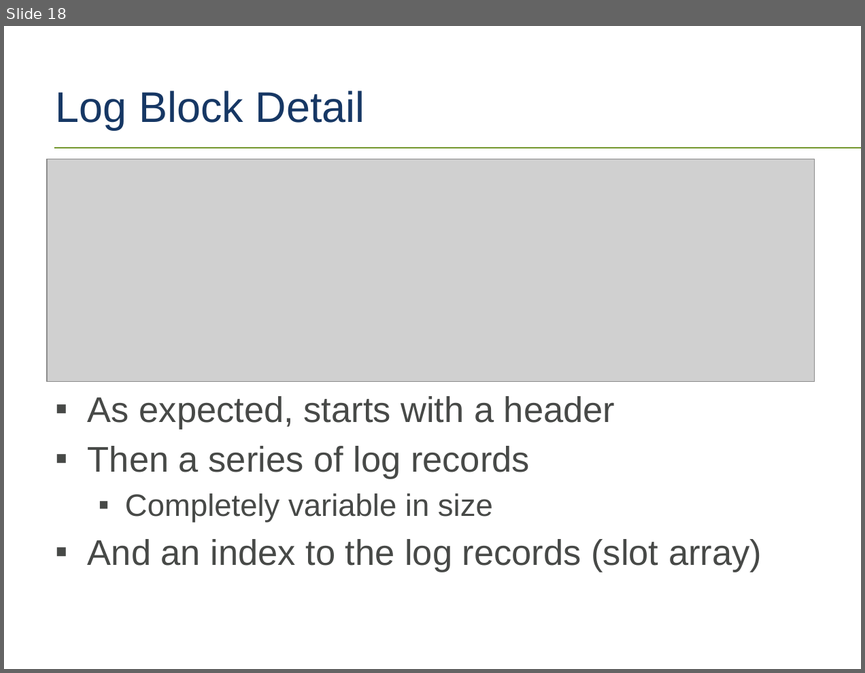
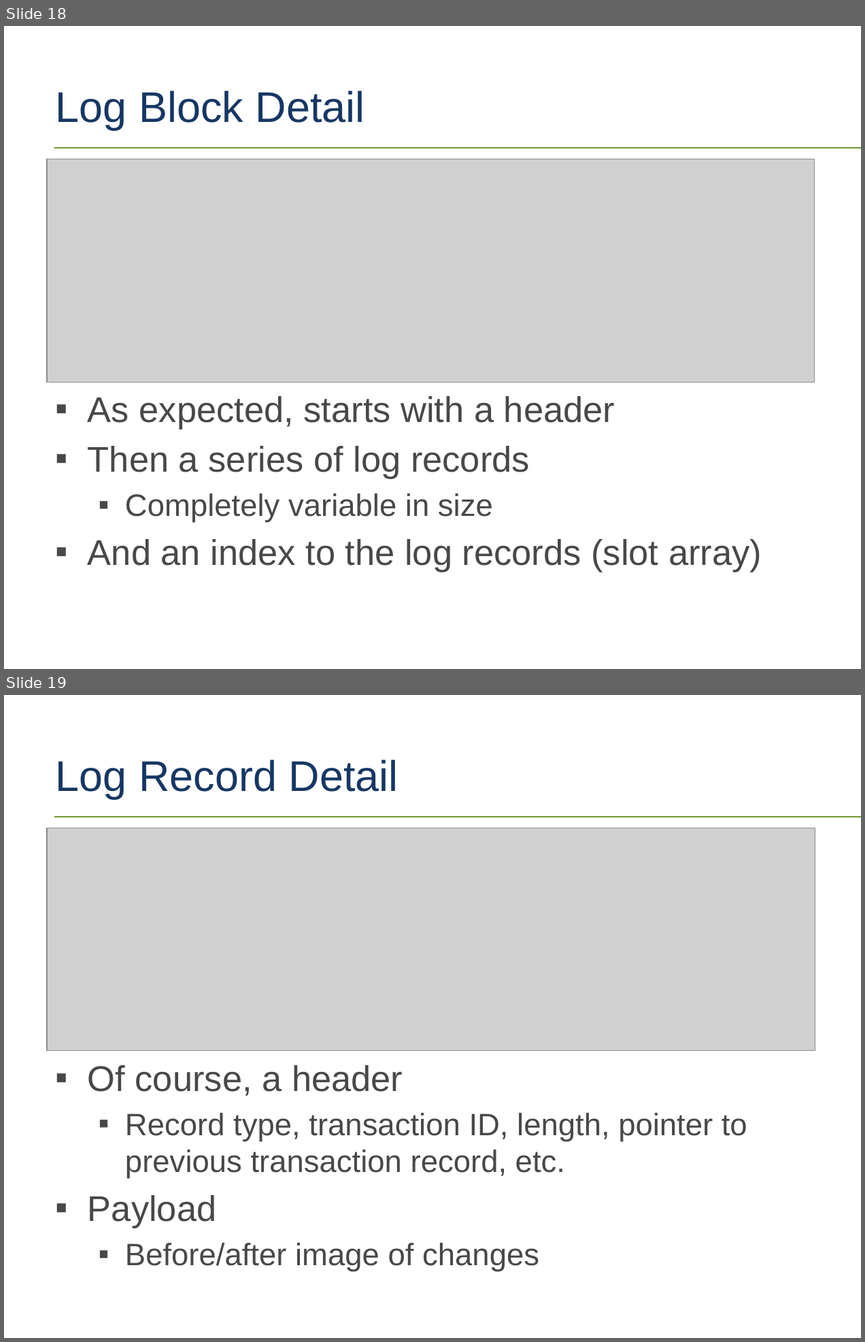
Before and after one commit to tf3604/LogFilePresentation, a slide deck: TransactionLog.pptx. Shown one above the other, each under a label of ours: slide 18 before the commit, slides 18 and 19 after it. The pictures are 865x673 and 865x1342 pixels, drawn with LibreOffice and Linux fonts; fonts in the diff are those of the drawing; grey boxes stand for pictures; background and template pictures are left out. Boxes give left, top, right and bottom in pixels: in the first picture for what was removed or moved away, otherwise in the second. Text is boxed around its words. In the diff, an @@ line names an element or a change of style, - is before the commit and + after.

```diff
--- a/TransactionLog.pptx
+++ b/TransactionLog.pptx
@@ slide 19 added at (4,695,861,1338), background #FFFFFF; not listed: 1 template element that a slide beside it also shows @@
@@ title added at (56,760,398,799), 36 pt, text #163764 @@
+Log Record Detail
@@ picture added at (47,828,815,1051) @@
@@ text added at (88,1065,747,1272), 26 pt, text #474947 @@
+▪ Of course, a header
+  ▪ Record type, transaction ID, length, pointer to previous transaction record, etc.
+▪ Payload
+  ▪ Before/after image of changes
```
Also in this commit, not shown: 1 slide changed, 5 other slides added, 1 other file.
